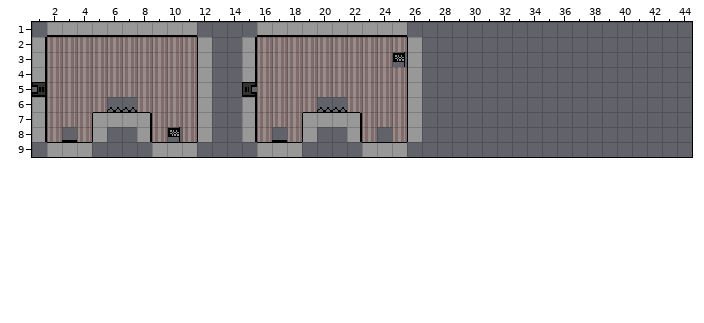
Tiled map -- assets/tilemap.tmx. Above: the version before the commit.
Cells are 10x10 px. Shown: x 1..44, y 1..9. Tiles whose own drawing changed are shown in their newer look in all pictures.
After:
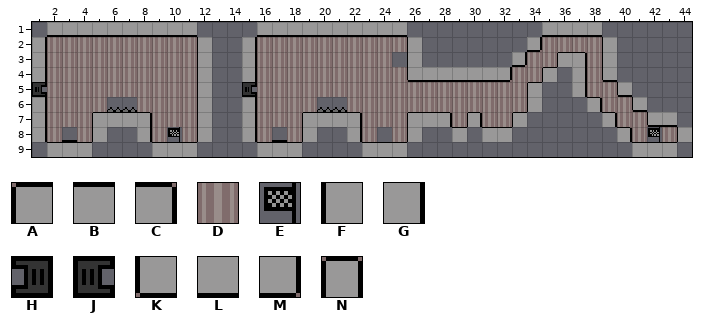
Key: from "tileset": A 0 "Wall", B 1 "Wall", C 2 "Wall", D 3, E 5 "Exit", F 25 "Wall", G 27 "Wall", H 29 flipped on the diagonal "Gun", J 29 turned 90 "Gun", K 50 "Wall", L 51 "Wall", M 52 "Wall", N 101 "Wall".
_ is an empty cell.
The edit:
Layer "Tile Layer 1":
The edit turns tile F into tile A in row 7 at x 26.
There is now tile A in row 3 at x 36; in row 4 at x 35; in row 5 at x 34; in row 7 at x 33.
There is now tile B in row 7 at x 27; in row 8 at x 29 and 31 to 32; in row 9 at x 41 to 43.
There is now tile C in row 3 at x 37; in row 6 at x 38; in row 7 at x 28 and 39; in row 8 at x 40.
The edit turns tile F into tile D in rows 5 to 6 at x 26.
There is now tile D in row 2 at x 35 to 38; in row 3 at x 34 to 35 and 38; in row 4 at x 33 to 34 and 38; in row 5 at x 27 to 33 and 38 to 39; in row 6 at x 27 to 33 and 39 to 40; in row 7 at x 29, 31 to 32 and 40 to 41.
There is now tile D in row 8 at x 41 and 43.
There is now tile E in row 8 at x 42.
There is now tile F in rows 2 to 3 at x 39; in row 6 at x 34; in row 8 at x 44.
There is now tile G in rows 4 to 5 at x 37.
The edit turns tile H into tile J in row 5 at x 1.
The edit turns tile F into tile K in row 4 at x 26.
There is now tile K in row 4 at x 39; in row 5 at x 40; in row 6 at x 41; in row 7 at x 42.
There is now tile L in row 1 at x 35 to 38; in row 4 at x 27 to 31; in row 7 at x 43.
There is now tile M in row 2 at x 34; in row 3 at x 33; in row 4 at x 32.
There is now tile N in row 7 at x 30.
The author cleared tile E in row 3 at x 25.
Where, in picture pixels (left, top, right, bottom), the same in both pictures:
changed: (393, 22, 692, 157)
changed: (32, 85, 47, 94)
